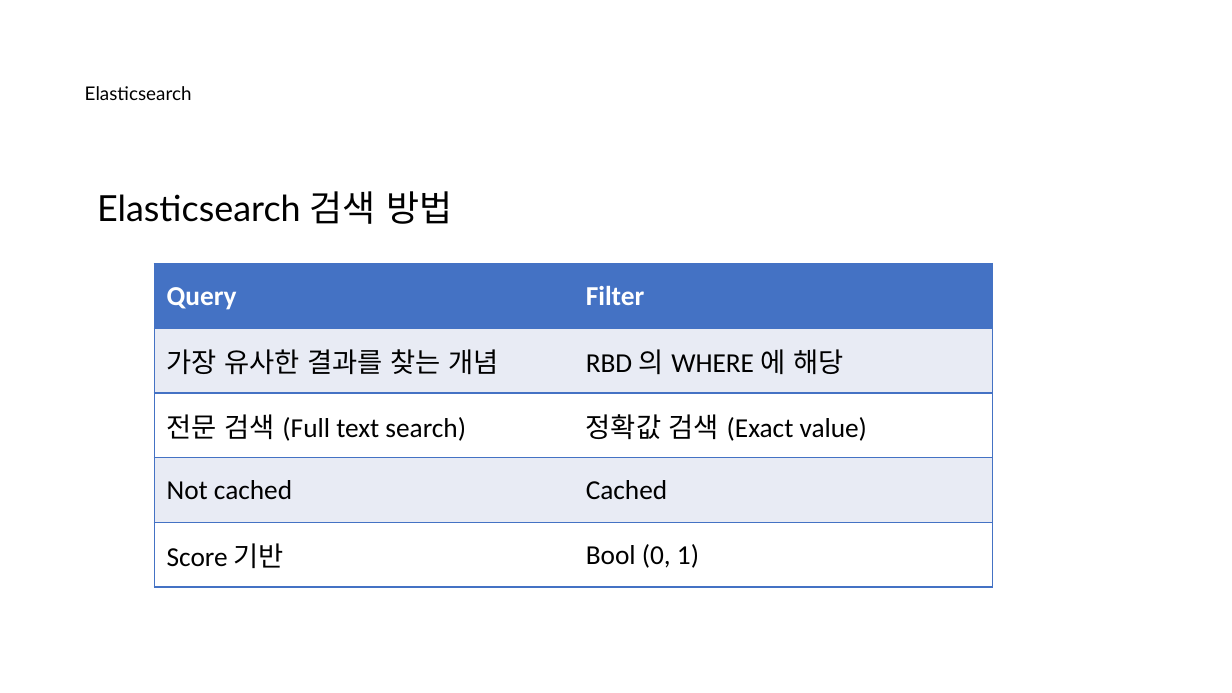
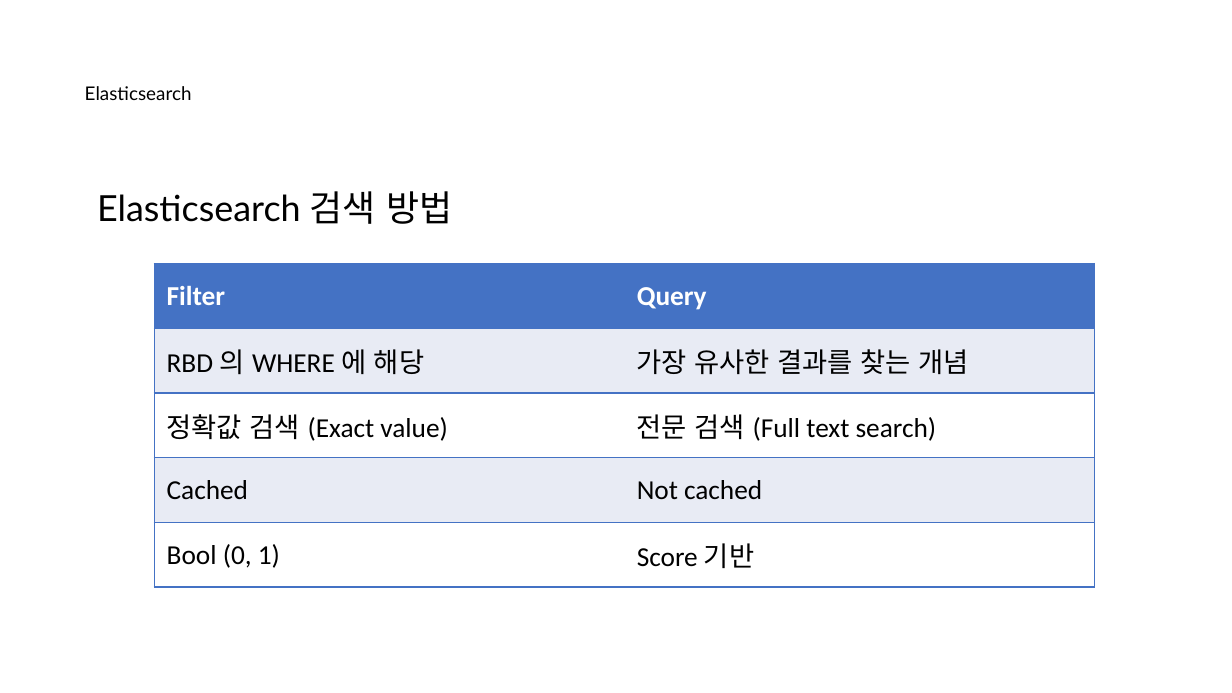
Before and after one commit to nayasis/fastcampus-hyper-webflux, a slide deck: slide 27 of 99.ppt/[Ch4-8. 결제 서비스 기능확장.pptx. Drawn at 1232x693 pixels with LibreOffice and Linux fonts; fonts in the diff are those of the drawing; background and template pictures are left out. Boxes give left, top, right and bottom in pixels: in the first picture for what was removed or moved away, otherwise in the second. Text is boxed around its words. In the diff, an @@ line names an element or a change of style, - is before the commit and + after.

Commit message:
Elasticsearch 강의내용 보완

```diff
--- a/99.ppt/[Ch4-8. 결제 서비스 기능확장.pptx
+++ b/99.ppt/[Ch4-8. 결제 서비스 기능확장.pptx
@@ table at [154,264,1095,588] @@
-row 1, column 1: Query
+row 1, column 1: Filter
-row 1, column 2: Filter
+row 1, column 2: Query
-row 2, column 1: 가장 유사한 결과를 찾는 개념
+row 2, column 1: RBD 의 WHERE 에 해당
-row 2, column 2: RBD 의 WHERE 에 해당
+row 2, column 2: 가장 유사한 결과를 찾는 개념
-row 3, column 1: 전문 검색 (Full text search)
+row 3, column 1: 정확값 검색 (Exact value)
-row 3, column 2: 정확값 검색 (Exact value)
+row 3, column 2: 전문 검색 (Full text search)
-row 4, column 1: Not cached
+row 4, column 1: Cached
-row 4, column 2: Cached
+row 4, column 2: Not cached
-row 5, column 1: Score 기반
+row 5, column 1: Bool (0, 1)
-row 5, column 2: Bool (0, 1)
+row 5, column 2: Score 기반
@@ table: place and size @@
-table at [154,264,992,588]
+table at [154,264,1095,588]
```
Also in this commit, not shown: 1 other slide changed.
